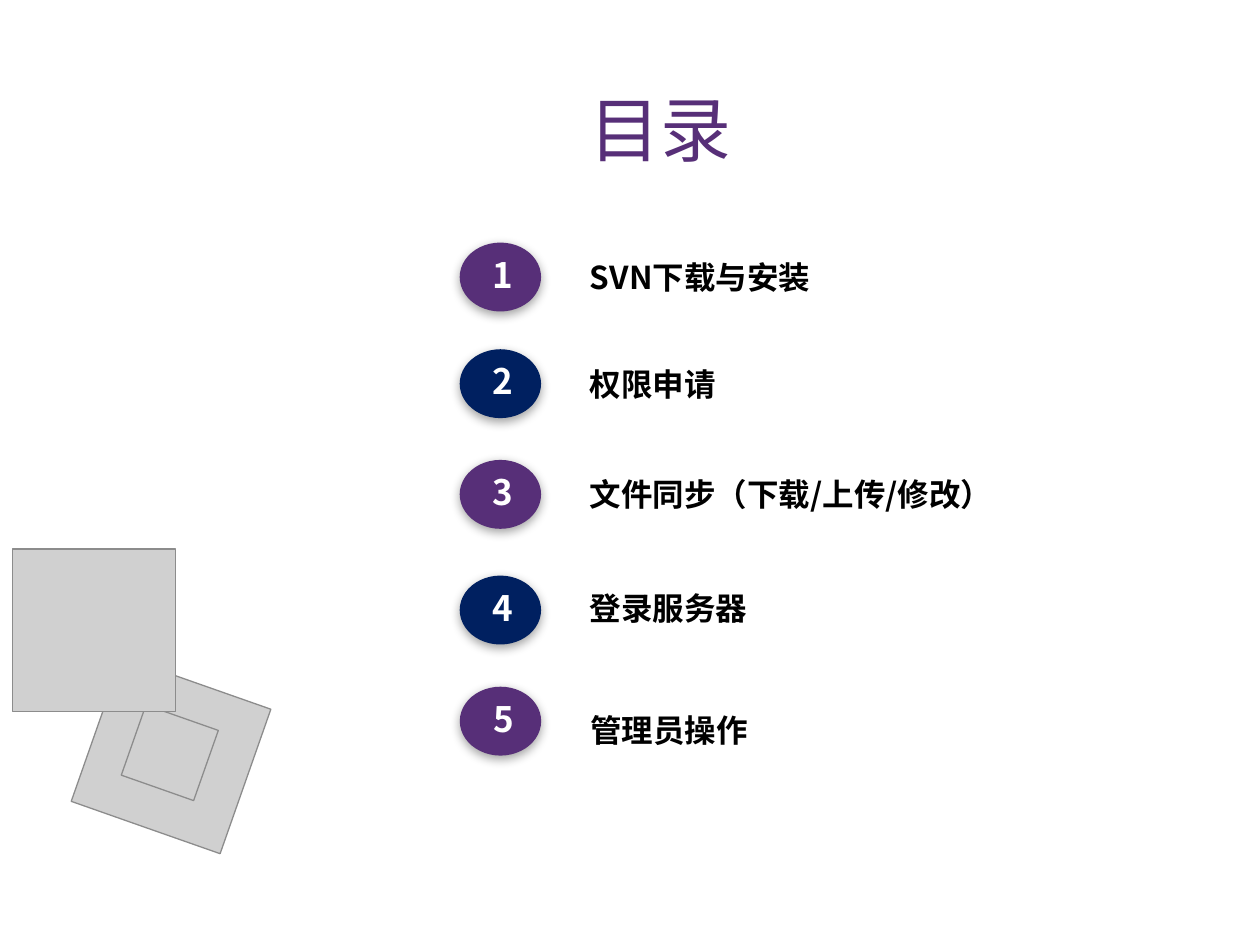
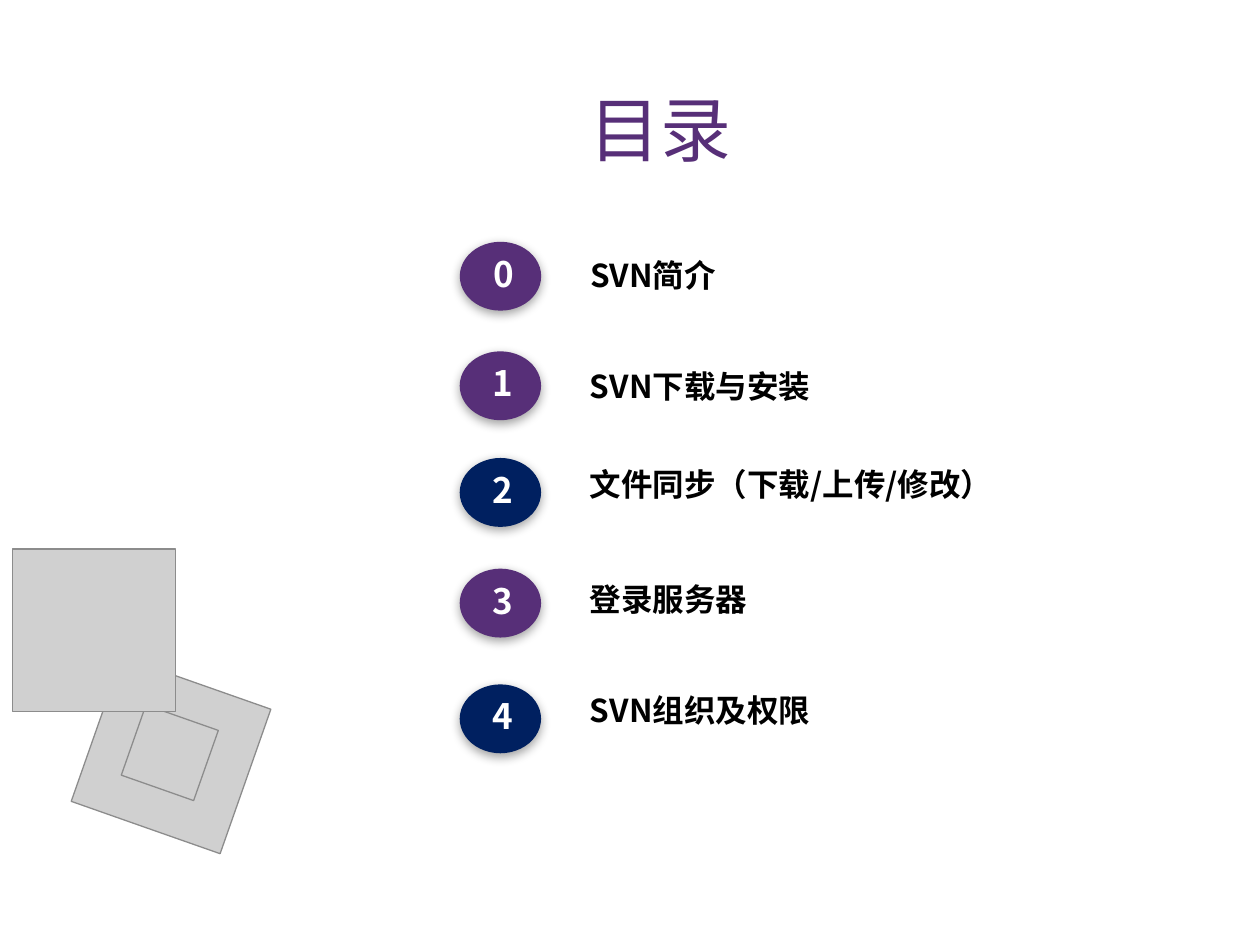
Before and after one commit to chrgu000/JuXin, a slide deck: slide 2 of Original/Files/天河制造/SVN培训PPT-20180416_v1.2.pptx. Drawn at 1260x945 pixels with LibreOffice and Linux fonts; fonts in the diff are those of the drawing; grey boxes stand for pictures; background and template pictures are left out. Boxes give left, top, right and bottom in pixels: in the first picture for what was removed or moved away, otherwise in the second. Text is boxed around its words. In the diff, an @@ line names an element or a change of style, - is before the commit and + after.

```diff
--- a/Original/Files/天河制造/SVN培训PPT-20180416_v1.2.pptx
+++ b/Original/Files/天河制造/SVN培训PPT-20180416_v1.2.pptx
@@ ellipse: place and size @@
-ellipse at (460, 687, 542, 756)
+ellipse at (460, 242, 542, 311)
@@ text "5": place and size @@
-text "5" at (493, 706, 514, 733)
+text "5" at (493, 260, 514, 288)
@@ text added at (493, 260, 514, 288), 20 pt, text #FFFFFF, bold @@
+0
@@ text added at (590, 260, 716, 290), 18 pt, text #000000, bold @@
+SVN简介
@@ text removed at (590, 369, 716, 399) @@
-权限申请
@@ 5 texts, 4 ellipses: place and size @@
-5 texts, 4 ellipses at (460, 243, 810, 645)
+5 texts, 4 ellipses at (460, 352, 810, 753)
@@ text "文件同步（下载/上传/修改）": place and size @@
-text "文件同步（下载/上传/修改）" at (590, 479, 992, 512)
+text "文件同步（下载/上传/修改）" at (590, 469, 992, 502)
@@ text "登录服务器": place and size @@
-text "登录服务器" at (590, 593, 748, 623)
+text "登录服务器" at (590, 584, 748, 614)
@@ text removed at (466, 690, 542, 746) @@
-5
@@ text removed at (590, 715, 748, 745) @@
-管理员操作
@@ text added at (590, 695, 810, 725), 18 pt, text #000000, bold @@
+SVN组织及权限
```
Also in this commit, not shown: 5 other slides changed, 5 slides added, 1 slide removed, 13 other files.
